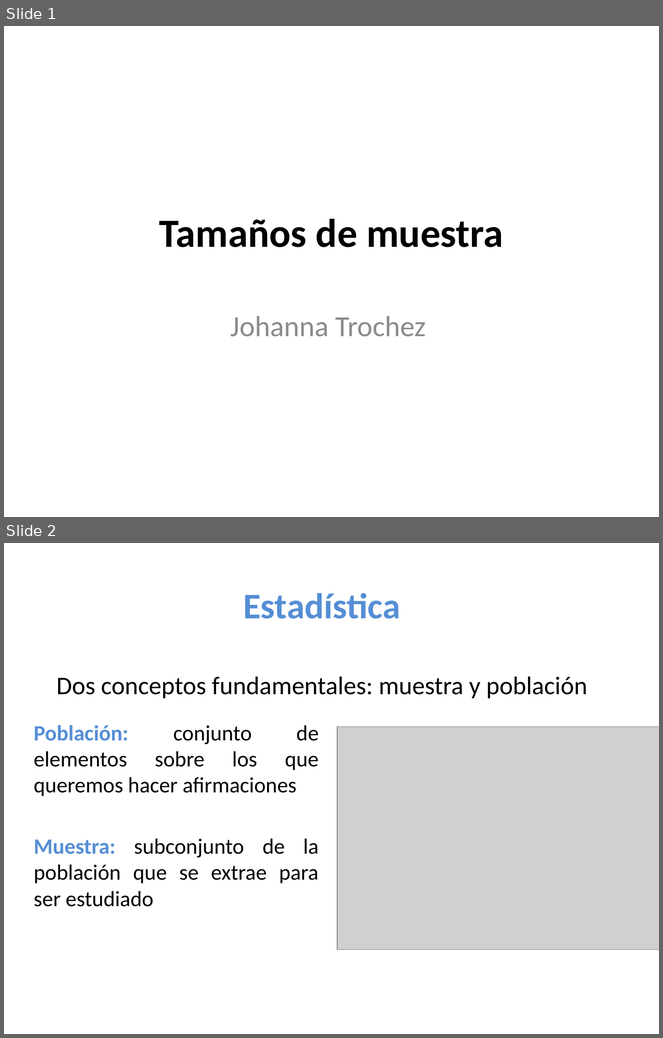
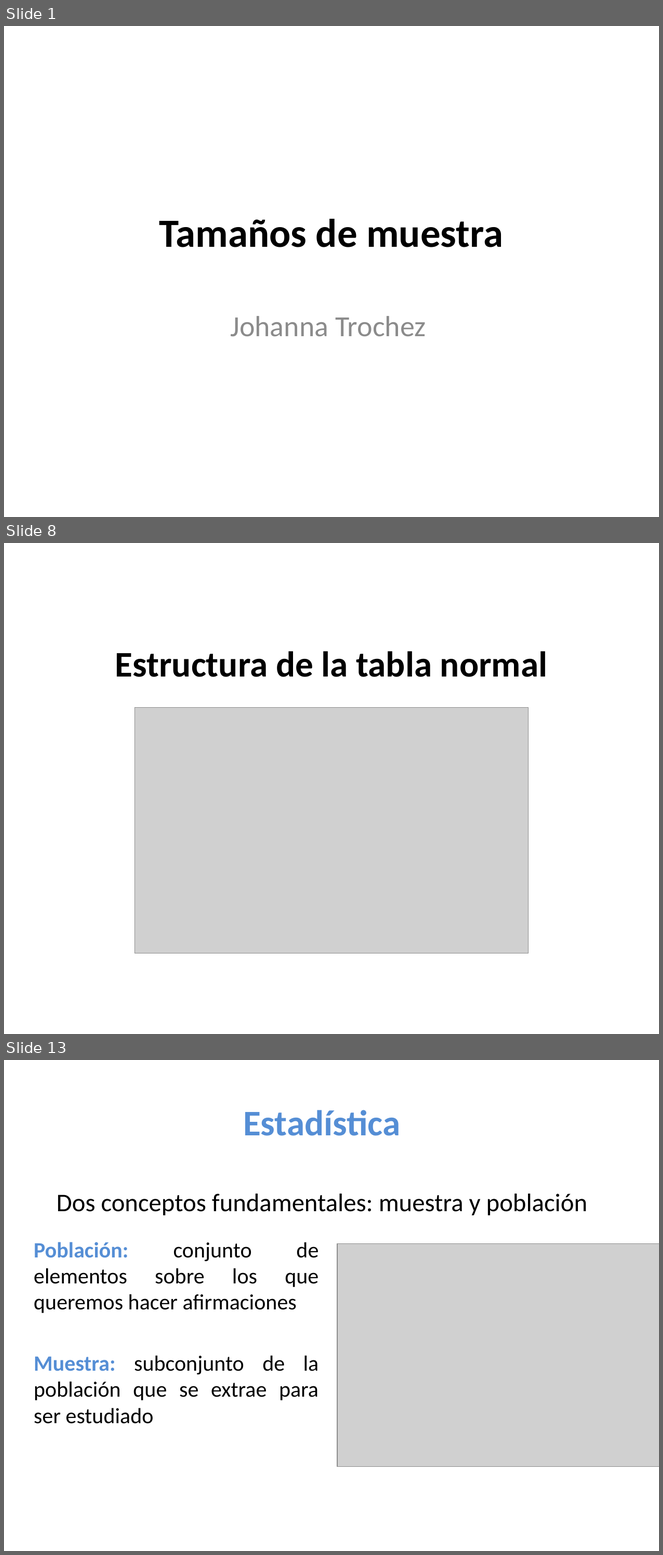
Before and after one commit to estadisticaITM/estadisticaITM.github.io, a slide deck: Tamaños de muestra.pptx. Shown one above the other, each under a label of ours: slides 1 and 2 before the commit, slides 1, 8 and 13 after it; the slides between them are not shown. The pictures are 663x1038 and 663x1555 pixels, drawn with LibreOffice and Linux fonts; fonts in the diff are those of the drawing; grey boxes stand for pictures. Boxes give left, top, right and bottom in pixels: in the first picture for what was removed or moved away, otherwise in the second. Text is boxed around its words. In the diff, an @@ line names an element or a change of style, - is before the commit and + after.

```diff
--- a/Tamaños de muestra.pptx
+++ b/Tamaños de muestra.pptx
@@ slide 8 added at (x1=4, y1=543, x2=659, y2=1034), background #FFFFFF @@
@@ title added at (x1=115, y1=651, x2=547, y2=677), 39.6 pt, text #000000, bold @@
+Estructura de la tabla normal
@@ picture added at (x1=135, y1=707, x2=529, y2=953) @@
@@ what was slide 2 is now slide 13 @@
```
Also in this commit, not shown: 10 other slides added, 13 other files.
